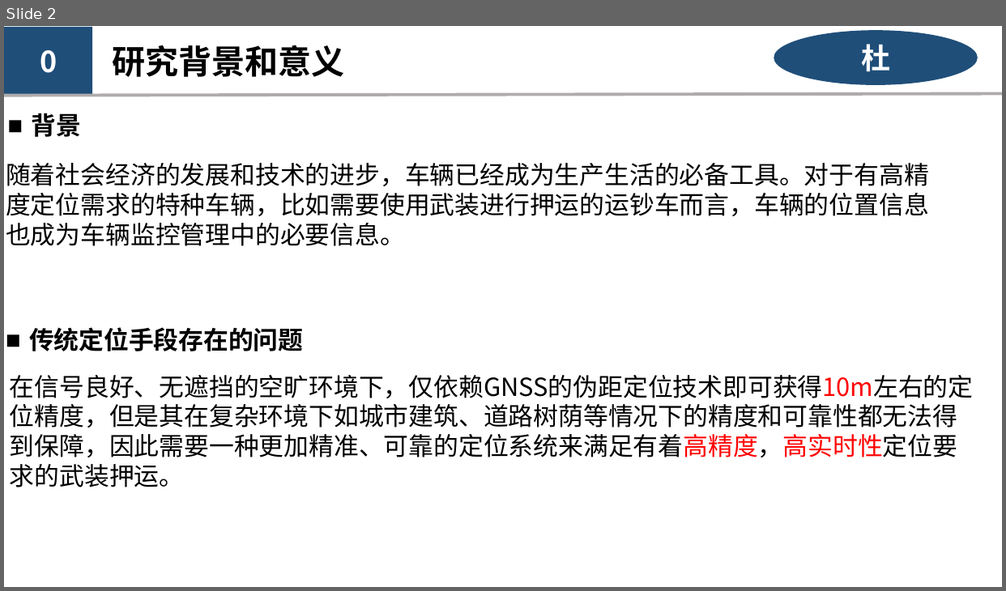
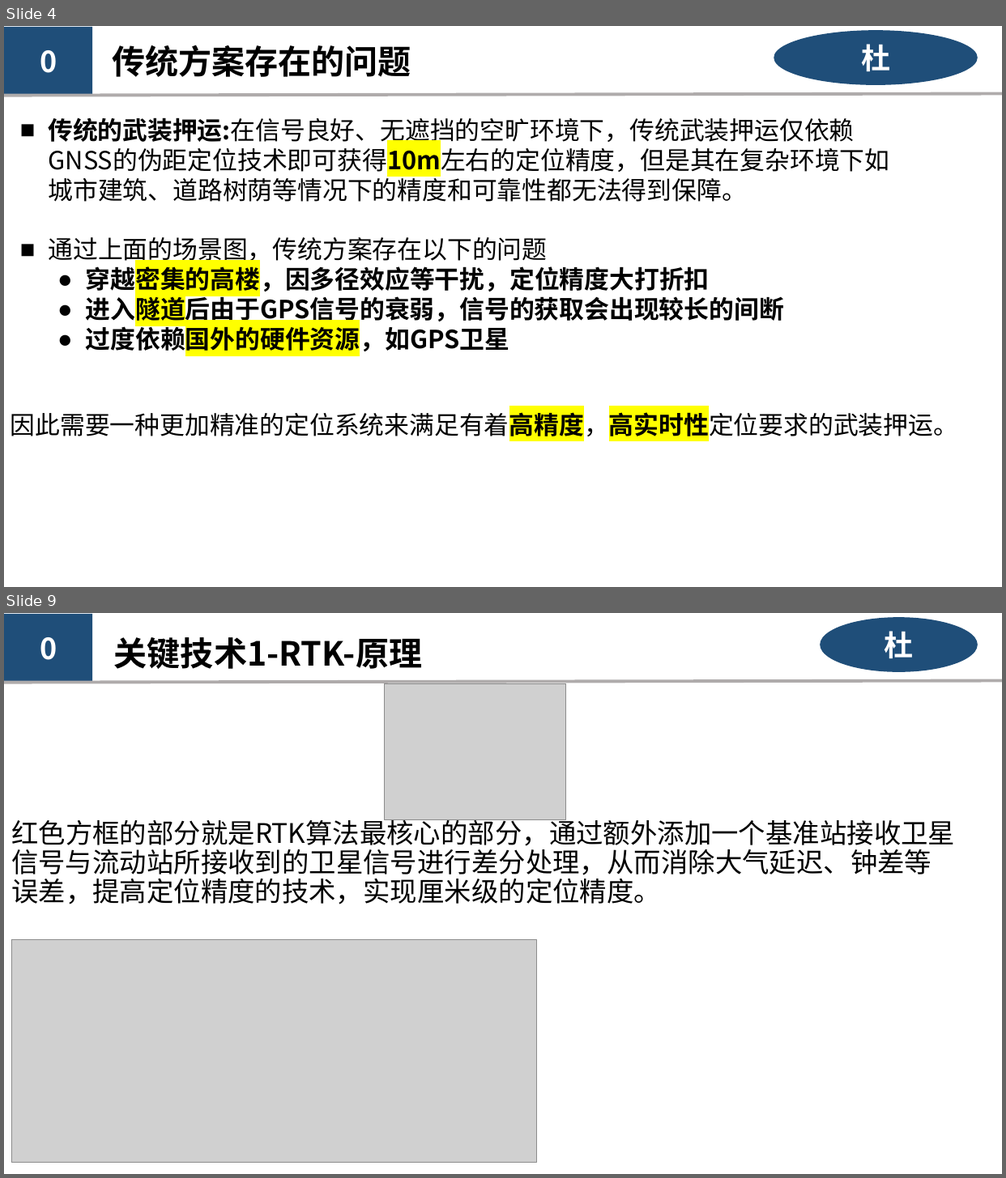
Before and after one commit to kashima19960/ppt-summary, a slide deck: du/RTK-Du.pptx. Shown one above the other, each under a label of ours: slide 2 before the commit, slides 4 and 9 after it; the slides between them are not shown. The pictures are 1006x591 and 1006x1178 pixels, drawn with LibreOffice and Linux fonts; fonts in the diff are those of the drawing; grey boxes stand for pictures. Boxes give left, top, right and bottom in pixels: in the first picture for what was removed or moved away, otherwise in the second. Text is boxed around its words. In the diff, an @@ line names an element or a change of style, - is before the commit and + after.

```diff
--- a/du/RTK-Du.pptx
+++ b/du/RTK-Du.pptx
@@ slide 9 added at (4,613,1002,1174), background #FFFFFF @@
@@ rectangle added at (4,614,92,682), fill #1F4E79, 28 pt, text #FFFFFF, bold @@
+0
@@ ellipse added at (820,618,978,672), fill #1F4E79, 28 pt, text #FFFFFF, bold @@
+杜
@@ text added at (114,637,422,669), 32 pt, text #000000, bold @@
+关键技术1-RTK-原理
@@ line added from (4, 683) to (1002, 680), #AFABAB 3 pt @@
@@ picture added at (385,684,565,820) @@
@@ text added at (11,815,955,905), 26 pt, text #000000 @@
+红色方框的部分就是RTK算法最核心的部分，通过额外添加一个基准站接收卫星信号与流动站所接收到的卫星信号进行差分处理，从而消除大气延迟、钟差等误差，提高定位精度的技术，实现厘米级的定位精度。
@@ picture added at (11,940,536,1163) @@
@@ what was slide 2 is now slide 4 @@
@@ slide 4 changed as well @@
@@ text at (112,45,411,77): text changed @@
-研究背景和意义
+传统方案存在的问题
@@ text removed at (32,113,82,137) @@
-■ 背景
@@ text added at (49,118,890,356), 24 pt, text #000000 @@
+■ 传统的武装押运:在信号良好、无遮挡的空旷环境下，传统武装押运仅依赖GNSS的伪距定位技术即可获得10m左右的定位精度，但是其在复杂环境下如城市建筑、道路树荫等情况下的精度和可靠性都无法得到保障。
+■ 通过上面的场景图，传统方案存在以下的问题
+  ● 穿越密集的高楼，因多径效应等干扰，定位精度大打折扣
+  ● 进入隧道后由于GPS信号的衰弱，信号的获取会出现较长的间断
+  ● 过度依赖国外的硬件资源，如GPS卫星
@@ text removed at (6,163,929,246) @@
-随着社会经济的发展和技术的进步，车辆已经成为生产生活的必备工具。对于有高精度定位需求的特种车辆，比如需要使用武装进行押运的运钞车而言，车辆的位置信息也成为车辆监控管理中的必要信息。
@@ text removed at (29,327,303,352) @@
-■ 传统定位手段存在的问题
@@ text at (10,409,958,442): text changed @@
-在信号良好、无遮挡的空旷环境下，仅依赖GNSS的伪距定位技术即可获得10m左右的定位精度，但是其在复杂环境下如城市建筑、道路树荫等情况下的精度和可靠性都无法得到保障，因此需要一种更加精准、可靠的定位系统来满足有着高精度，高实时性定位要求的武装押运。
+  因此需要一种更加精准的定位系统来满足有着高精度，高实时性定位要求的武装押运。
```
Also in this commit, not shown: 7 other slides changed, 7 other slides added, 3 slides removed, 2 other files.
